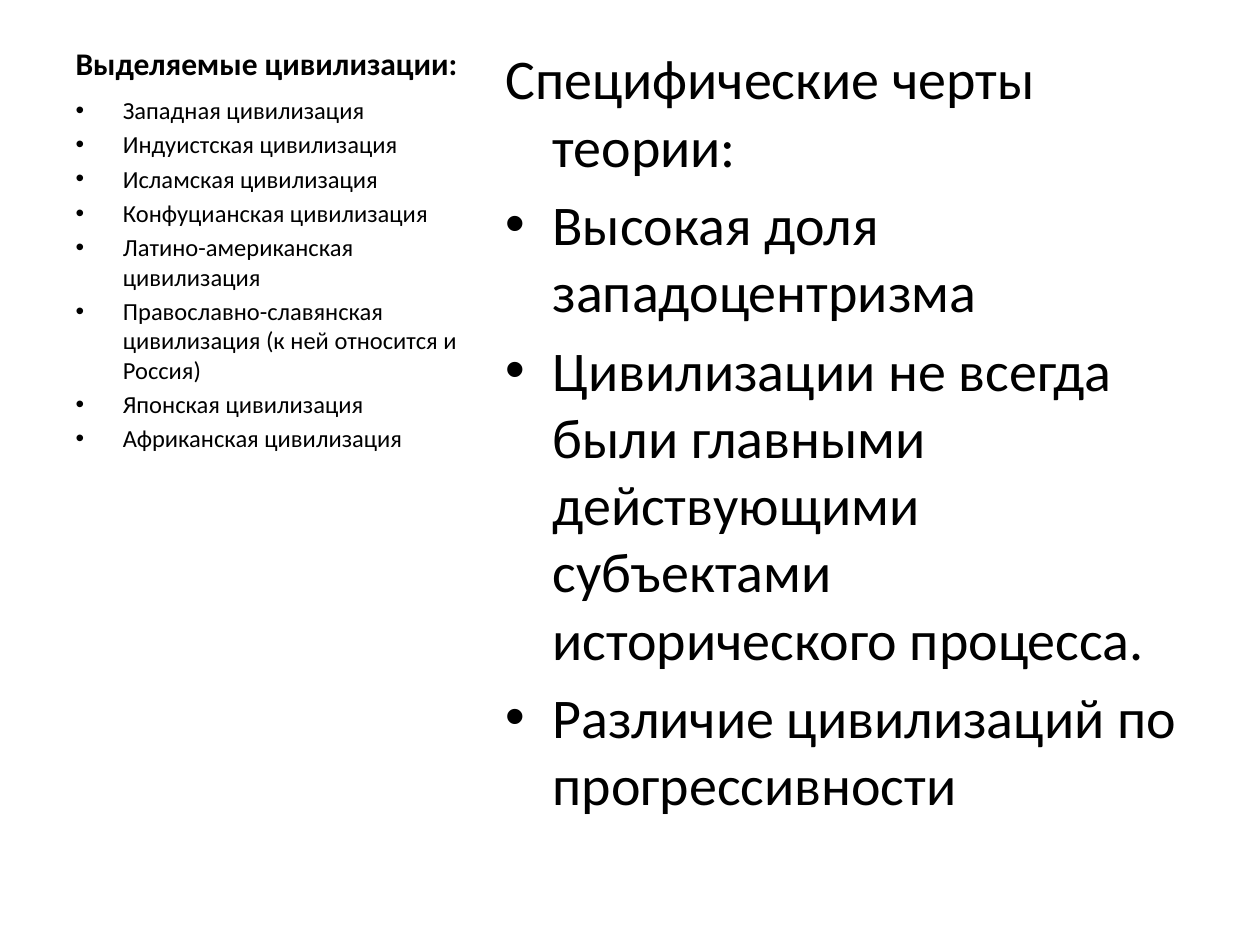
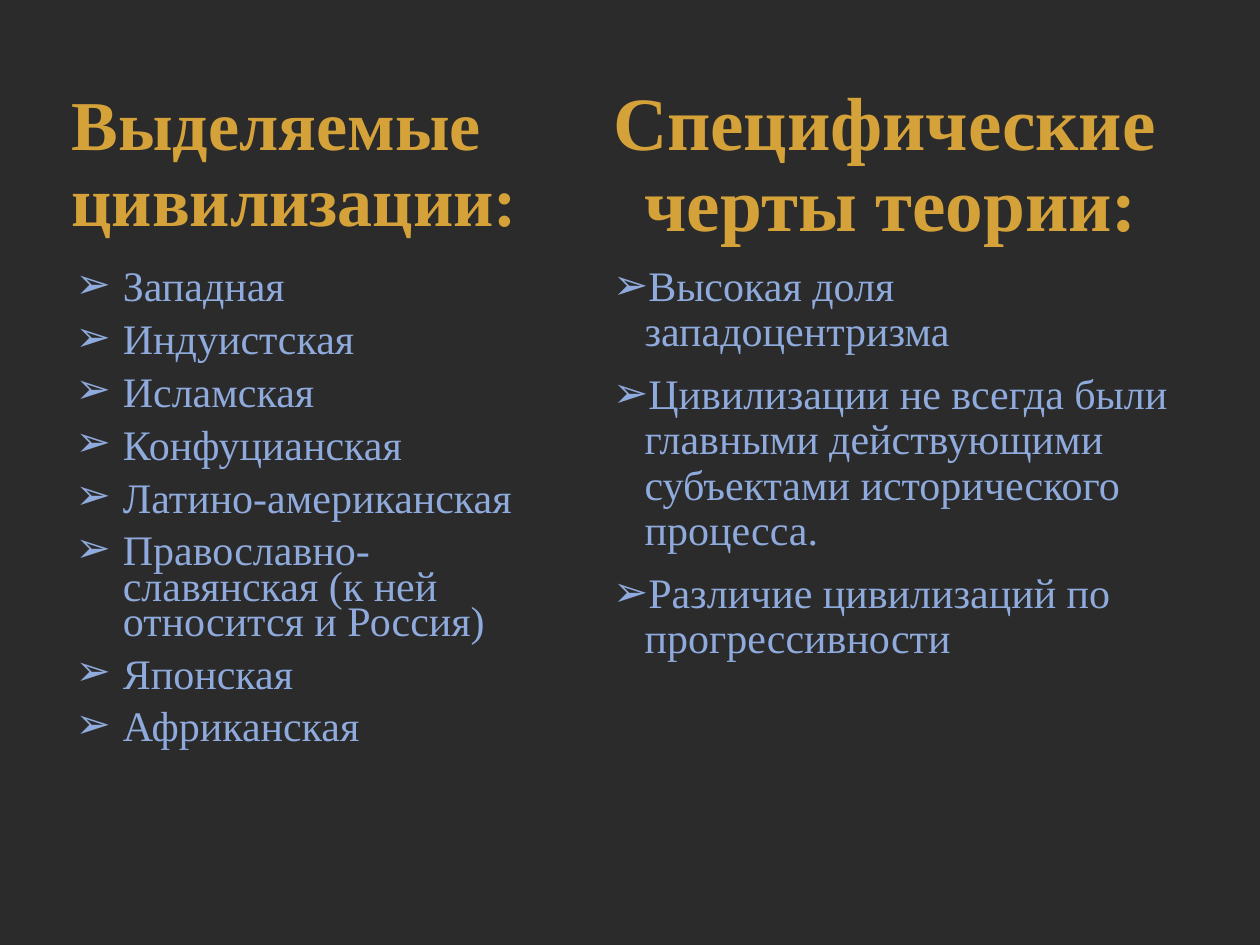
Before and after one commit to IAKalash/MyRep, a slide deck: slide 6 of Other/Сэмюэл Филлипс Хантингтон.pptx. Drawn at 1260x945 pixels with LibreOffice and Linux fonts; fonts in the diff are those of the drawing; background and template pictures are left out; a plain dark background stands for a picture behind light text. Boxes give left, top, right and bottom in pixels: in the first picture for what was removed or moved away, otherwise in the second. Text is boxed around its words. In the diff, an @@ line names an element or a change of style, - is before the commit and + after.

```diff
--- a/Other/Сэмюэл Филлипс Хантингтон.pptx
+++ b/Other/Сэмюэл Филлипс Хантингтон.pptx
@@ background #FFFFFF to picture (left out) @@
@@ title "Выделяемые цивилизации:": place and size @@
-title "Выделяемые цивилизации:" at box(76, 54, 458, 80)
+title "Выделяемые цивилизации:" at box(72, 104, 517, 238)
@@ title "Выделяемые цивилизации:" at box(72, 104, 517, 238): size 18 to 40 pt, font Calibri to Times New Roman, text colour #000000 to #D5A239; line spacing 1 to 0.9 @@
@@ text "Специфические черты теории:": place and size @@
-text "Специфические черты теории:" at box(505, 61, 1176, 814)
+text "Специфические черты теории:" at box(613, 98, 1167, 662)
@@ text "Специфические черты теории:" at box(613, 98, 1167, 662): size 32 to 43 pt, text colour #000000 to #D5A239, bold on in "Специфические черты теории:"; font Calibri to Times New Roman; size 32 to 24 pt, text colour #000000 to #8FAADC in "Высокая доля западоцентризма", "Цивилизации не всегда были главными действующими субъектами ...", "Различие цивилизаций по прогрессивности"; indent changed; line spacing 1 to 0.9; more space between paragraphs; bullet • to ➢ @@
@@ text at box(123, 273, 512, 750): text changed; size 14 to 24 pt; font Calibri to Times New Roman; text colour #000000 to #8FAADC @@
-• Западная цивилизация
-• Индуистская цивилизация
-• Исламская цивилизация
-• Конфуцианская цивилизация
-• Латино-американская цивилизация
-• Православно-славянская цивилизация (к ней относится и Россия)
-• Японская цивилизация
-• Африканская цивилизация
+➢ Западная
+➢ Индуистская
+➢ Исламская
+➢ Конфуцианская
+➢ Латино-американская
+➢ Православно-славянская (к ней относится и Россия)
+➢ Японская
+➢ Африканская
```
Also in this commit, not shown: 6 other slides changed, 1 other file.
